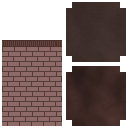
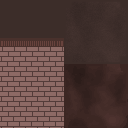
Two versions of the same layered image (128×128). Layer-by-layer changes:
painted on "Texture" over [0, 38, 64, 128]
added layer "background" above "Side Bricks" over [0, 0, 128, 128]
